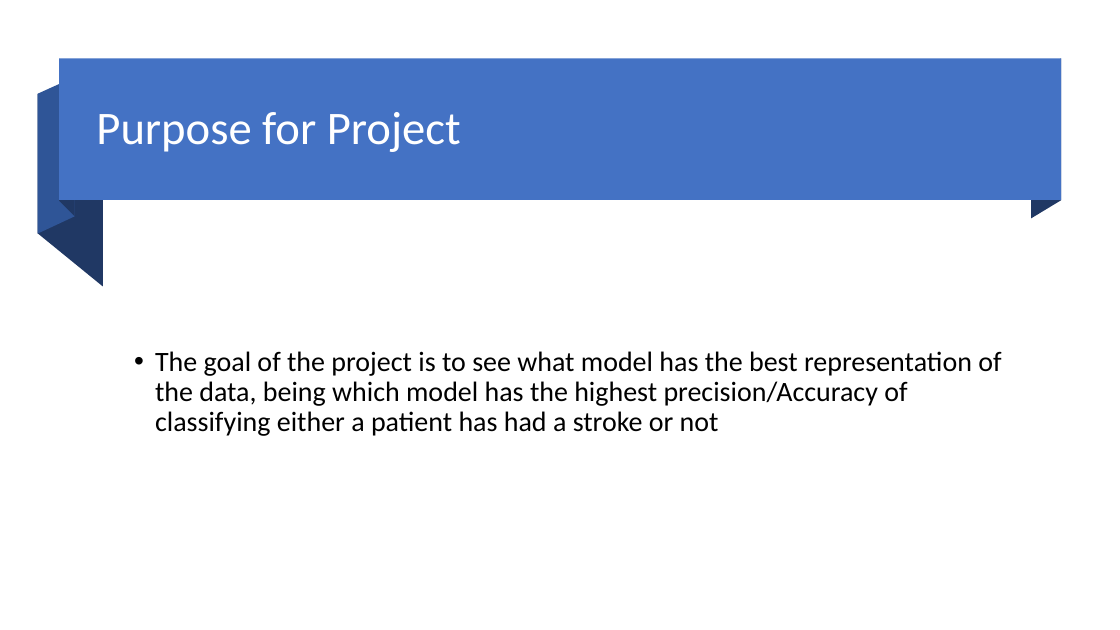
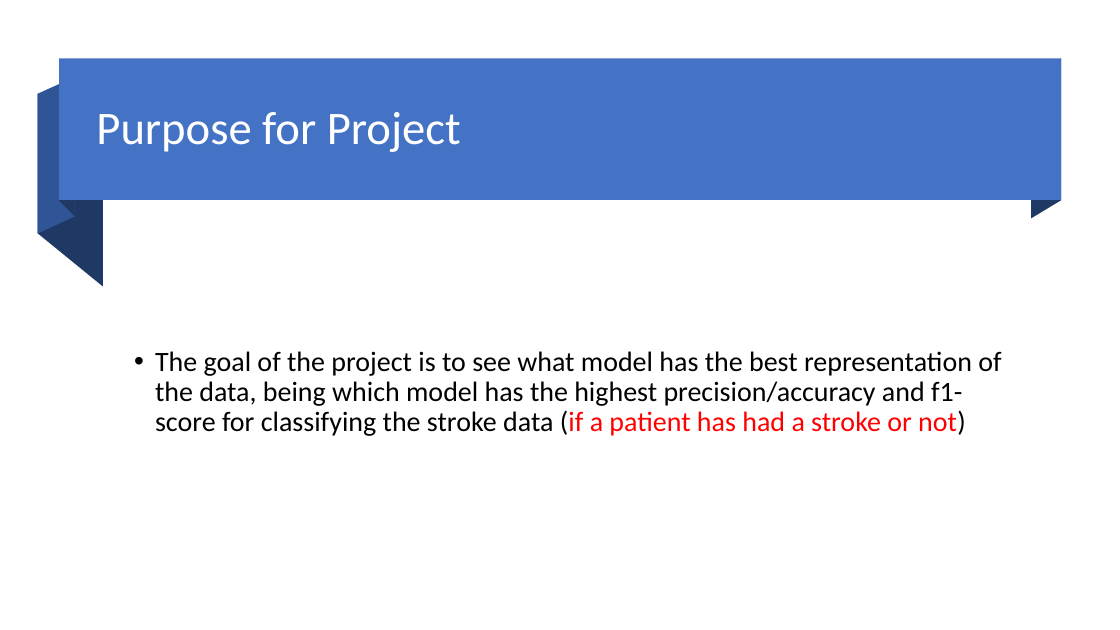
Before and after one commit to willudeh99/Stroke-Prediction, a slide deck: slide 2 of Stroke prediction power_point.pptx. Drawn at 1120x630 pixels with LibreOffice and Linux fonts; fonts in the diff are those of the drawing. Boxes give left, top, right and bottom in pixels: in the first picture for what was removed or moved away, otherwise in the second. Text is boxed around its words. In the diff, an @@ line names an element or a change of style, - is before the commit and + after.

Commit message:
final updates to project

```diff
--- a/Stroke prediction power_point.pptx
+++ b/Stroke prediction power_point.pptx
@@ text at box(155, 351, 1001, 436): text changed @@
-• The goal of the project is to see what model has the best representation of the data, being which model has the highest precision/Accuracy of classifying either a patient has had a stroke or not
+• The goal of the project is to see what model has the best representation of the data, being which model has the highest precision/accuracy and f1-score for classifying the stroke data (if a patient has had a stroke or not)
```
Also in this commit, not shown: 3 other slides changed, 1 slide added, 1 other file.
